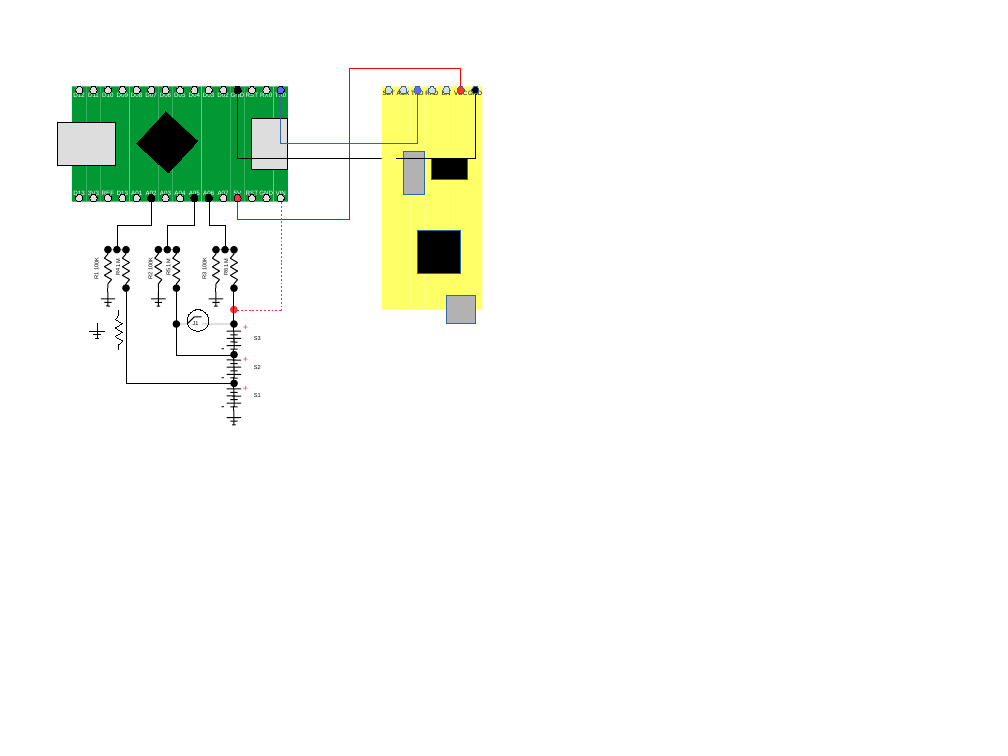
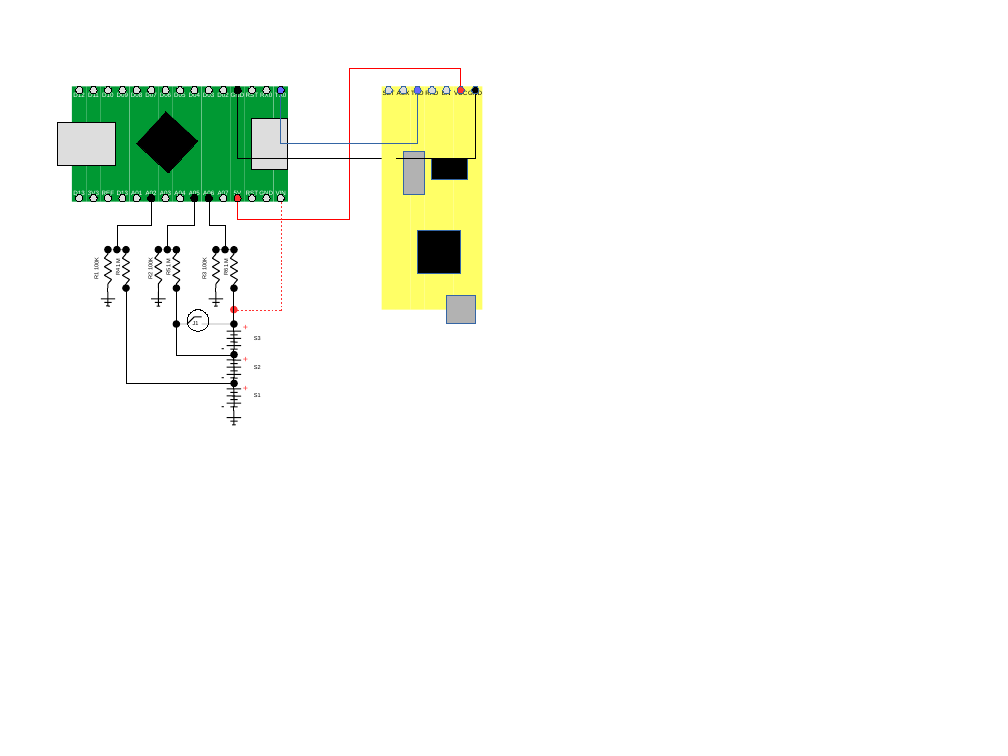
Before and after one commit to ERLudovico/Projetos-Eclipse, a slide deck: slide 1 of Arduino/Telemetria/V2/Diagramas/Diagrama TX.odp. Drawn at 1008x756 pixels with LibreOffice and Linux fonts; fonts in the diff are those of the drawing. Boxes give left, top, right and bottom in pixels: in the first picture for what was removed or moved away, otherwise in the second. Text is boxed around its words. In the diff, an @@ line names an element or a change of style, - is before the commit and + after.

```diff
--- a/Arduino/Telemetria/V2/Diagramas/Diagrama TX.odp
+++ b/Arduino/Telemetria/V2/Diagramas/Diagrama TX.odp
@@ group removed at (90,311,123,349): 12 lines @@
```
Also in this commit, not shown: 2 other files.
